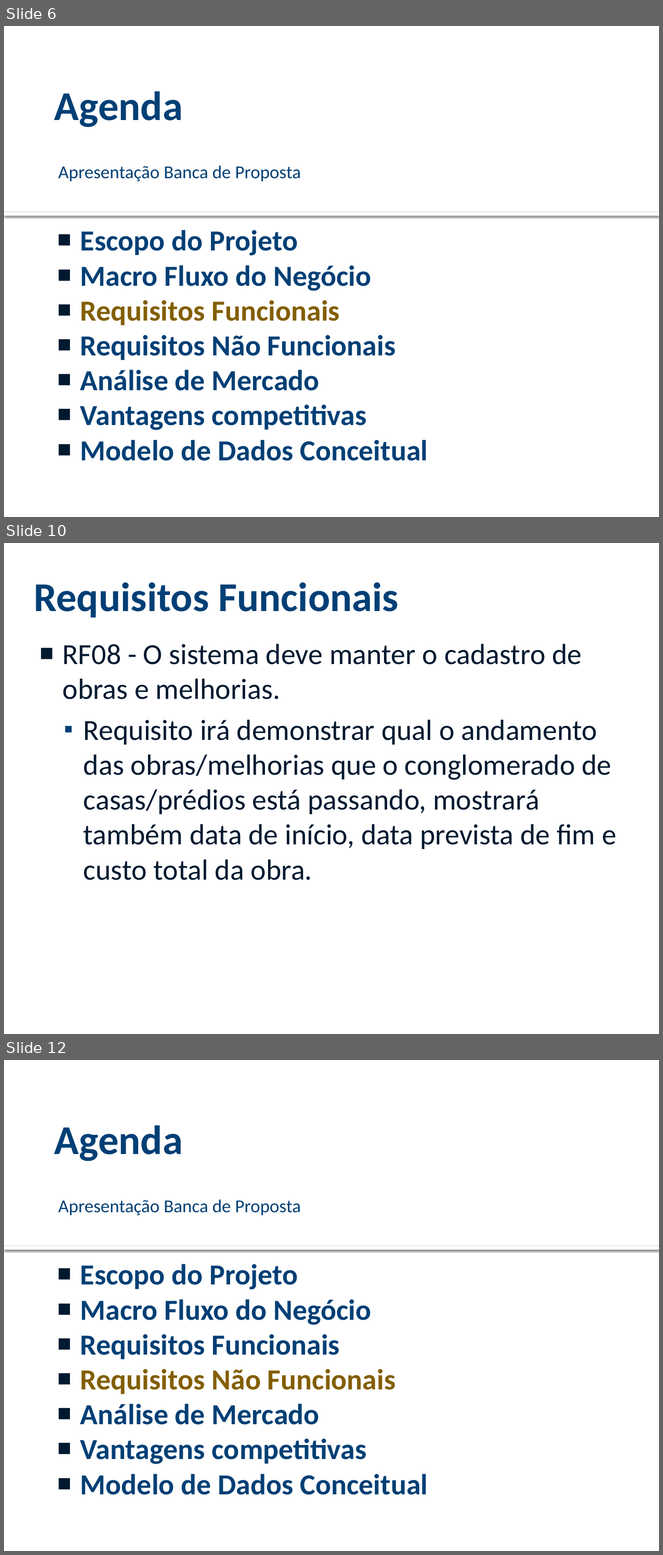
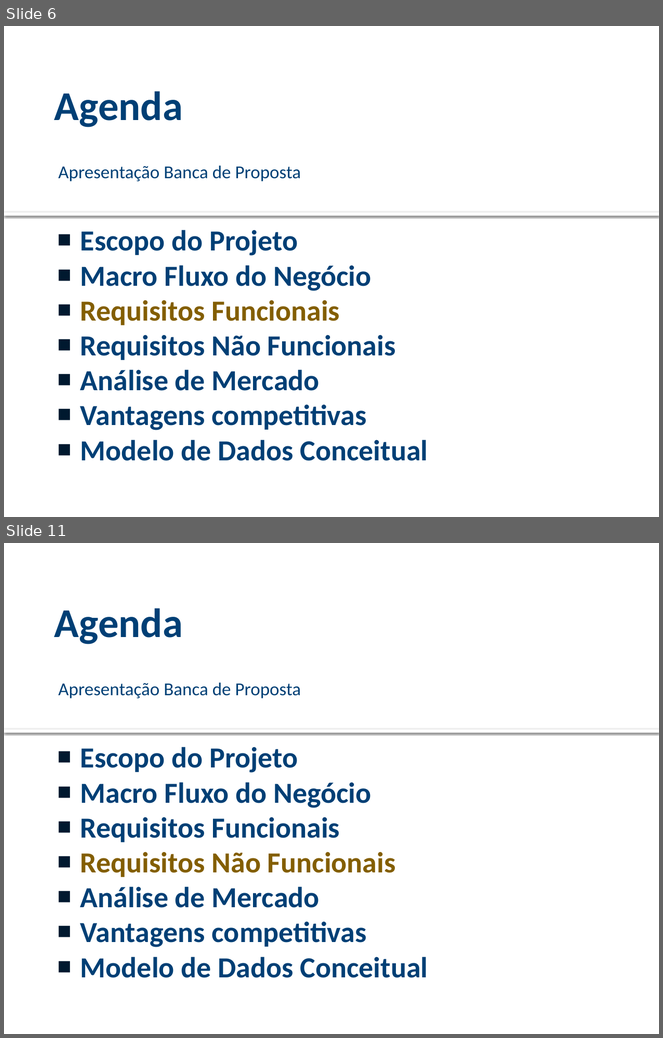
Before and after one commit to viniciussouza1210/Central-Cond, a slide deck: PROPOSTA/Apresentação Proposta - Central Cond.pptx. Shown one above the other, each under a label of ours: slides 6, 10 and 12 before the commit, slides 6 and 11 after it; the slides between them are not shown. The pictures are 663x1555 and 663x1038 pixels, drawn with LibreOffice and Linux fonts; fonts in the diff are those of the drawing; background and template pictures are left out. Boxes give left, top, right and bottom in pixels: in the first picture for what was removed or moved away, otherwise in the second. Text is boxed around its words. In the diff, an @@ line names an element or a change of style, - is before the commit and + after.

```diff
--- a/PROPOSTA/Apresentação Proposta - Central Cond.pptx
+++ b/PROPOSTA/Apresentação Proposta - Central Cond.pptx
@@ slide 10 removed at bbox=[4, 543, 659, 1034], background picture (left out) @@
@@ title removed at bbox=[34, 582, 399, 618] @@
-Requisitos Funcionais
@@ text removed at bbox=[63, 644, 617, 880] @@
-■ RF08 - O sistema deve manter o cadastro de obras e melhorias.
-  ▪ Requisito irá demonstrar qual o andamento das obras/melhorias que o conglomerado de casas/prédios está passando, mostrará também data de início, data prevista de fim e custo total da obra.
@@ page number removed at bbox=[590, 1015, 647, 1029] @@
-10
@@ what was slide 12 is now slide 11 @@
```
Also in this commit, not shown: 11 slides changed, 1 other slide removed.
